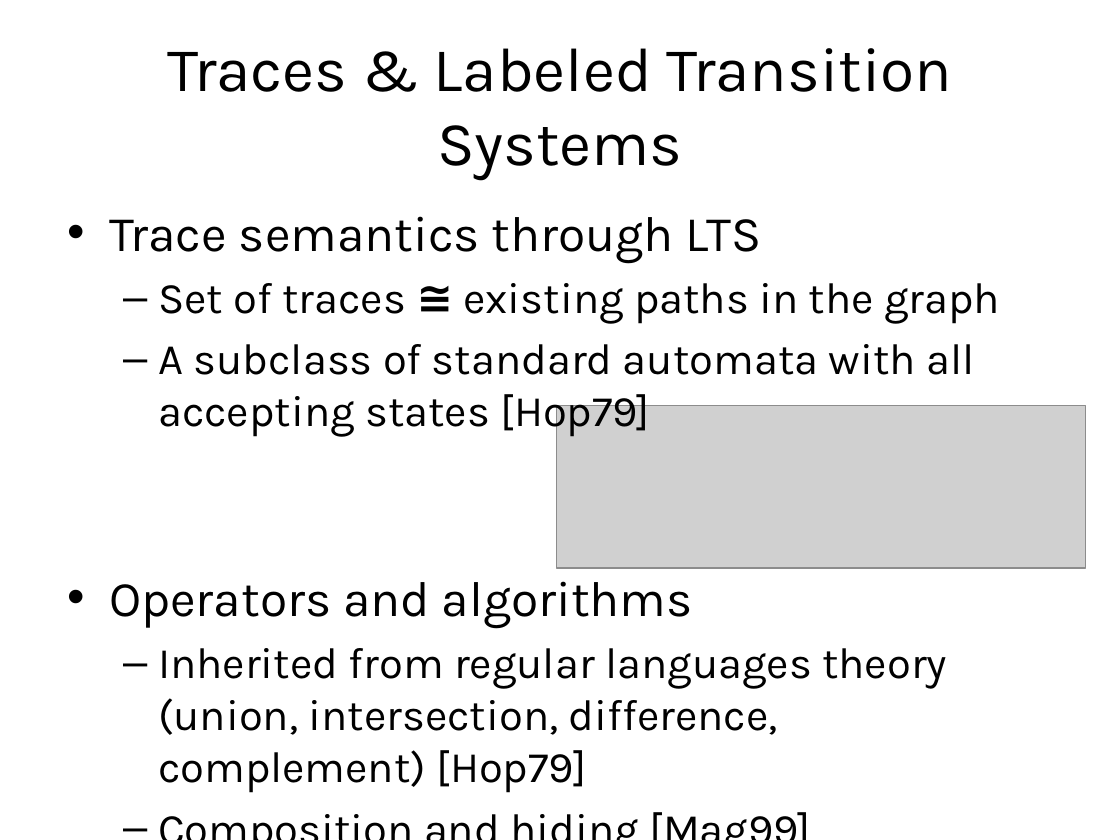
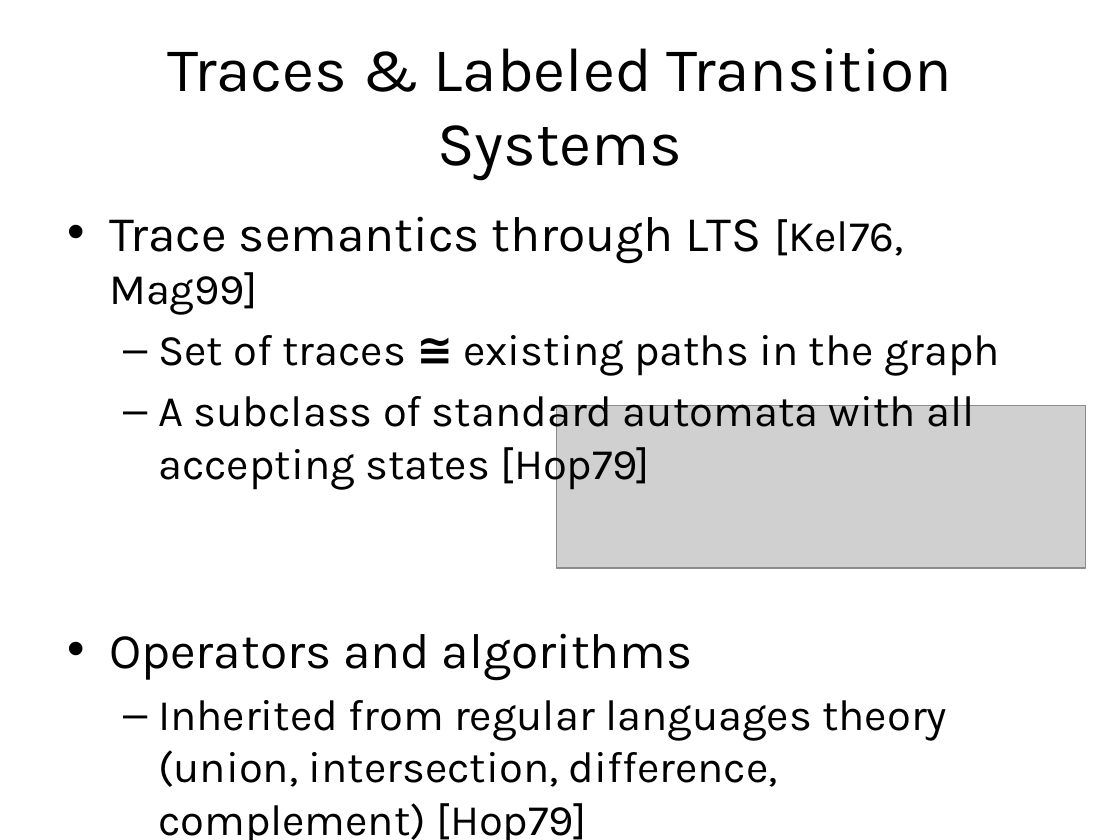
Before and after one commit to blambeau/phd, a slide deck: slide 12 of private-defense/slides.pptx. Drawn at 1120x840 pixels with LibreOffice and Linux fonts; fonts in the diff are those of the drawing; grey boxes stand for pictures. Boxes give left, top, right and bottom in pixels: in the first picture for what was removed or moved away, otherwise in the second. Text is boxed around its words. In the diff, an @@ line names an element or a change of style, - is before the commit and + after.

```diff
--- a/private-defense/slides.pptx
+++ b/private-defense/slides.pptx
@@ text at (109, 216, 904, 315): text changed @@
-• Trace semantics through LTS
+• Trace semantics through LTS [Kel76, Mag99]
```
Also in this commit, not shown: 4 other slides changed, 5 slides added.
